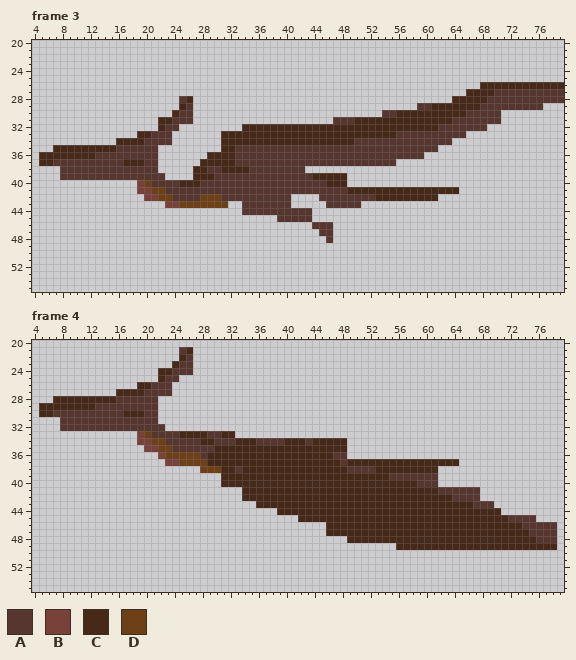
Pixel-art file: dino_pizdec_ogromni_i_letaet.aseprite. Above is the file before it was changed.
80x66 pixels, 7 frames. Shown: frame 3: x 4..79, y 20..55; frame 4: x 4..79, y 20..55. The commit also changed other frames, which this record leaves out.
Palette (. is transparent): A #573630  B #78423b  C #47291a  D #6d4018
Pixels before, frame 3 (only the part around the change), first column x 68:
21 ............
22 ............
23 ............
24 ............
25 ............
26 CCCCCCCCCCCC
27 CCAAAAAAAAAA
28 CAAAAAAAAAAA
29 AAAAAAAAA...
30 AAA.........
31 AAA.........
32 A...........
33 ............
34 ............
35 ............
36 ............
37 ............
38 ............
39 ............
40 ............
41 ............
Pixels before, frame 4 (only the part around the change), first column x 66:
36 ..............
37 ..............
38 ..............
39 ..............
40 ..............
41 AA............
42 AA............
43 CAAA..........
44 CCCCC.........
45 CCCCCCAAAA....
46 CCCCCCCCAAAAA.
47 CCCCCCCCCAAAA.
48 CCCCCCCCCCAAA.
49 CCCCCCCCCCCCC.
50 ..............
51 ..............
52 ..............
53 ..............
54 ..............
55 ..............
Once edited:
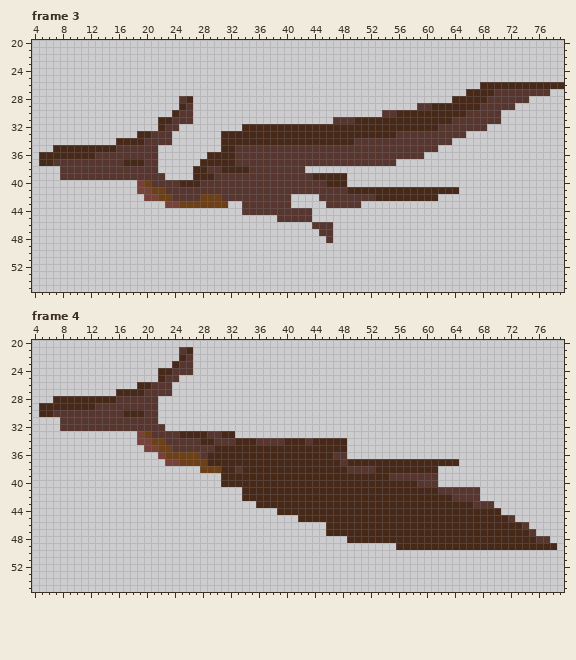
The edit:
Changed rows in their new state; - is an unchanged pixel.
Frame 3:
first column x 73:
27 -----..
28 --.....
29 ....---
Frame 4:
first column x 73:
45 ...---
46 --....
47 ---...
48 -----.
Pixel boxes of the changes (left, top, right, bottom) in both pictures:
erased: (515, 89, 564, 110)
erased: (515, 515, 557, 543)
